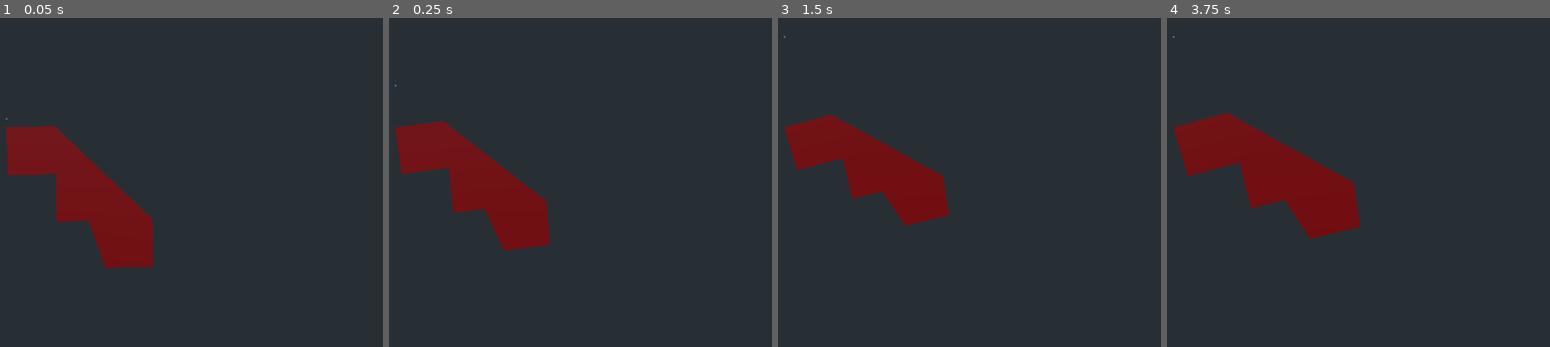
Above: before the commit, frames 1-4 (left to right).
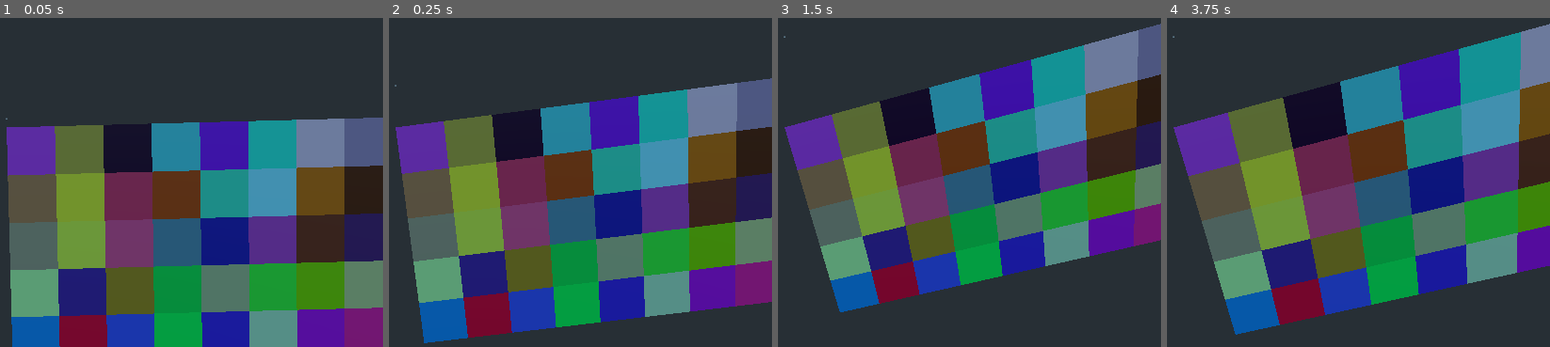
Above: after the commit, the same moments.

Repository: nestorac/earth
Game: Godot game, scene res://Globe.tscn
The game is run twice, just before and just after one commit, with the same random seed, the same clock (stepped at 60 frames per second) and the same inputs.
Inputs (mouse positions are in pixels of both pictures, inside the frame that each line leads up to):
- Up to frame 1 (0.05 s): no input
- Up to frame 2 (0.25 s): no input
- Up to frame 3 (1.5 s): move the mouse to (950, 103) at 0.52 s; hold W (set_forest) 0.53-1.28 s; tap Enter at 1.25 s; move the mouse to (outside the picture) at 1.27 s; tap E (set_land) at 1.35 s
- Up to frame 4 (3.75 s): tap Space (spawn_cells) at 2, 2.85, 3.5 s; move the mouse to (1247, 31) at 2.02 s; hold Q (set_sea) 2.03-2.78 s; tap Enter at 2.75 s; move the mouse to (outside the picture) at 2.77 s; move the mouse to (1400, 192) at 3.52 s; hold Mouse wheel down (zoom_in) from 3.53 s (still down)

The runs differ from the first frame. In frame 1, 65% of the frame differs, in the area x 1-100%, y 30-100%; in frame 2, 63%; in frame 3, 57%; in frame 4, 64%.
Error in both runs: Attempt to call function 'get_surface_material' in base 'null instance' on a null instance. (res://Scripts/hexagon.gd:7)

Commit message:
Now, many independent squares.

Diff:
--- a/Globe.tscn
+++ b/Globe.tscn
@@ -4,10 +4,11 @@
 [ext_resource path="res://triangle.tscn" type="PackedScene" id=2]
 [ext_resource path="res://Scripts/CamBase.gd" type="Script" id=3]
 [ext_resource path="res://Scenes/ArrayMesh.tres" type="ArrayMesh" id=4]
-[ext_resource path="res://Scripts/Square.gd" type="Script" id=6]
 [ext_resource path="res://Scripts/MeshOfSquares.gd" type="Script" id=7]
 
 [sub_resource type="PlaneMesh" id=1]
+
+[sub_resource type="MultiMesh" id=2]
 
 [node name="Globe" type="Spatial"]
 script = ExtResource( 1 )
@@ -38,8 +39,5 @@
 mesh = SubResource( 1 )
 
 [node name="MultiMeshInstance" type="MultiMeshInstance" parent="."]
+multimesh = SubResource( 2 )
 script = ExtResource( 7 )
-
-[node name="Square" type="MeshInstance" parent="MultiMeshInstance"]
-skeleton = NodePath("")
-script = ExtResource( 6 )
--- /dev/null
+++ b/Scenes/Square.tscn
@@ -0,0 +1,7 @@
+[gd_scene load_steps=2 format=2]
+
+[ext_resource path="res://Scripts/Square.gd" type="Script" id=1]
+
+[node name="Square" type="MeshInstance"]
+skeleton = NodePath("")
+script = ExtResource( 1 )
--- a/Scripts/MeshOfSquares.gd
+++ b/Scripts/MeshOfSquares.gd
@@ -1,22 +1,14 @@
-extends Node
+extends MultiMeshInstance
 
-class_name MeshOfSquares
-
-onready var square = get_node("Square")
-var squares = []
+var square = preload("res://Scenes/Square.tscn")
+export var width = 10
+export var height = 5
 
 func _ready():
-	squares.append(square)
-	squares[0].set_offset(0,0)
-	squares[0].init()
-	squares[0].play()
+	var square_instance
 
-	squares.append(square)
-	squares[1].set_offset(1,1)
-	squares[1].init()
-	squares[1].play()
-
-	squares.append(square)
-	squares[2].set_offset(2,2)
-	squares[2].init()
-	squares[2].play()
+	for i in width:
+		for j in height:
+			square_instance = square.instance()
+			add_child(square_instance)
+			square_instance.transform.origin = Vector3(i,0,j)
--- a/Scripts/Square.gd
+++ b/Scripts/Square.gd
@@ -9,16 +9,16 @@
 export var color = Color(0.9, 0.1, 0.1)
 
 
-func set_offset(offset_x, offset_z):
-	vertices.push_back(Vector3(offset_x + 1, 0, offset_z + 0))
-	vertices.push_back(Vector3(offset_x + 1, 0, offset_z + 1))
-	vertices.push_back(Vector3(offset_x + 0, 0, offset_z + 1))
-	vertices.push_back(Vector3(offset_x + 0, 0, offset_z + 0))
+func load_fig():
+	vertices.push_back(Vector3(1, 0, 0))
+	vertices.push_back(Vector3(1, 0, 1))
+	vertices.push_back(Vector3(0, 0, 1))
+	vertices.push_back(Vector3(0, 0, 0))
 
-	UVs.push_back(Vector2(offset_x + 0, offset_z + 0))
-	UVs.push_back(Vector2(offset_x + 0, offset_z + 1))
-	UVs.push_back(Vector2(offset_x + 1, offset_z + 1))
-	UVs.push_back(Vector2(offset_x + 1, offset_z + 0))
+	UVs.push_back(Vector2(0, 0))
+	UVs.push_back(Vector2(0, 1))
+	UVs.push_back(Vector2(1, 1))
+	UVs.push_back(Vector2(1, 0))
 
 
 func init():
@@ -41,4 +41,7 @@
 
 
 func _ready():
-	pass
+	color = Color(rand_range(0,1), rand_range(0,1), rand_range(0,1))
+	load_fig()
+	init()
+	play()
--- a/project.godot
+++ b/project.godot
@@ -24,11 +24,6 @@
 "language": "GDScript",
 "path": "res://addons/IcosphereMesh/IcosphereMesh.gd"
 }, {
-"base": "Node",
-"class": "MeshOfSquares",
-"language": "GDScript",
-"path": "res://Scripts/MeshOfSquares.gd"
-}, {
 "base": "MeshInstance",
 "class": "Square",
 "language": "GDScript",
@@ -38,7 +33,6 @@
 "Geodesic": "",
 "Geometry": "",
 "IcosphereMesh": "",
-"MeshOfSquares": "",
 "Square": ""
 }
 
